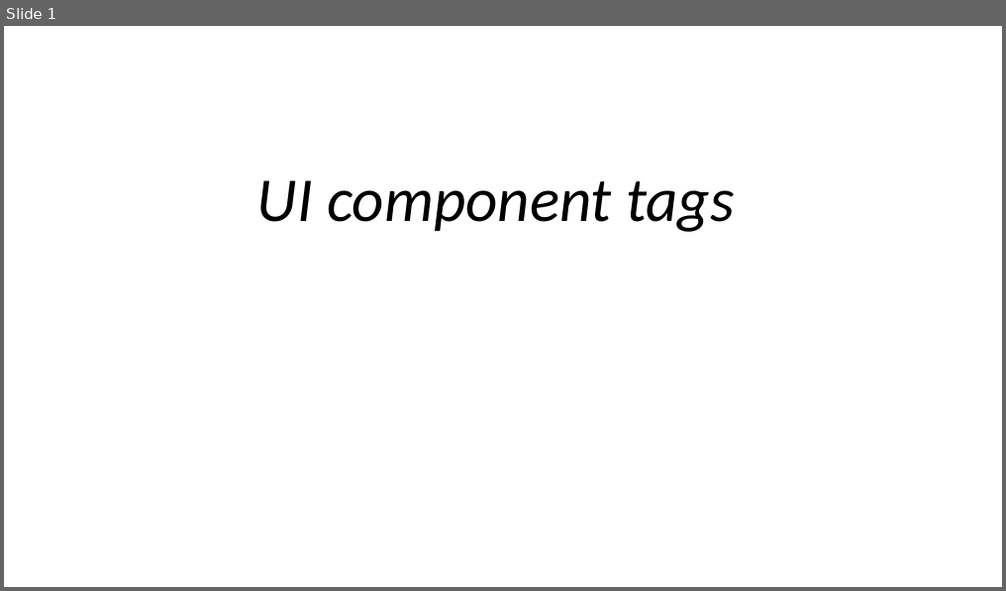
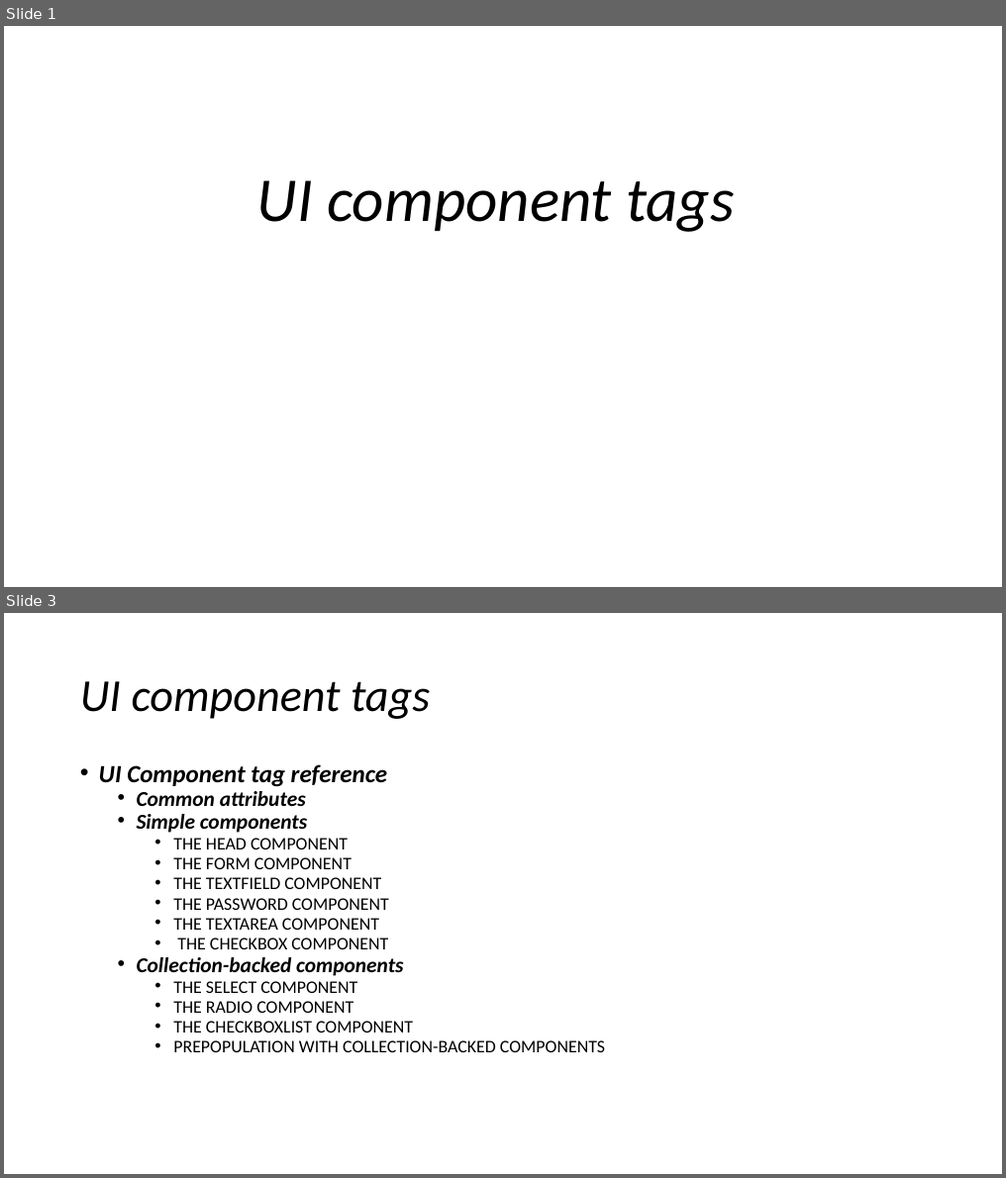
Before and after one commit to KernelDang/JEE, a slide deck: Seminar/UI component tags.pptx. Shown one above the other, each under a label of ours: slide 1 before the commit, slides 1 and 3 after it; the slides between them are not shown. The pictures are 1006x591 and 1006x1178 pixels, drawn with LibreOffice and Linux fonts; fonts in the diff are those of the drawing; background and template pictures are left out. Boxes give left, top, right and bottom in pixels: in the first picture for what was removed or moved away, otherwise in the second. Text is boxed around its words. In the diff, an @@ line names an element or a change of style, - is before the commit and + after.

Commit message:
final slide UI component

```diff
--- a/Seminar/UI component tags.pptx
+++ b/Seminar/UI component tags.pptx
@@ slide 3 added at (4, 613, 1002, 1174), background #FFFFFF @@
@@ title added at (80, 681, 430, 719), 44 pt, text #000000, italic @@
+UI component tags
@@ text added at (99, 764, 605, 1053), 17 pt, text #000000 @@
+• UI Component tag reference
+  • Common attributes
+  • Simple components
+    • THE HEAD COMPONENT
+    • THE FORM COMPONENT
+    • THE TEXTFIELD COMPONENT
+    • THE PASSWORD COMPONENT
+    • THE TEXTAREA COMPONENT
+    • THE CHECKBOX COMPONENT
+  • Collection-backed components
+    • THE SELECT COMPONENT
+    • THE RADIO COMPONENT
+    • THE CHECKBOXLIST COMPONENT
+    • PREPOPULATION WITH COLLECTION-BACKED COMPONENTS
```
Also in this commit, not shown: 1 slide changed, 9 other slides added.
